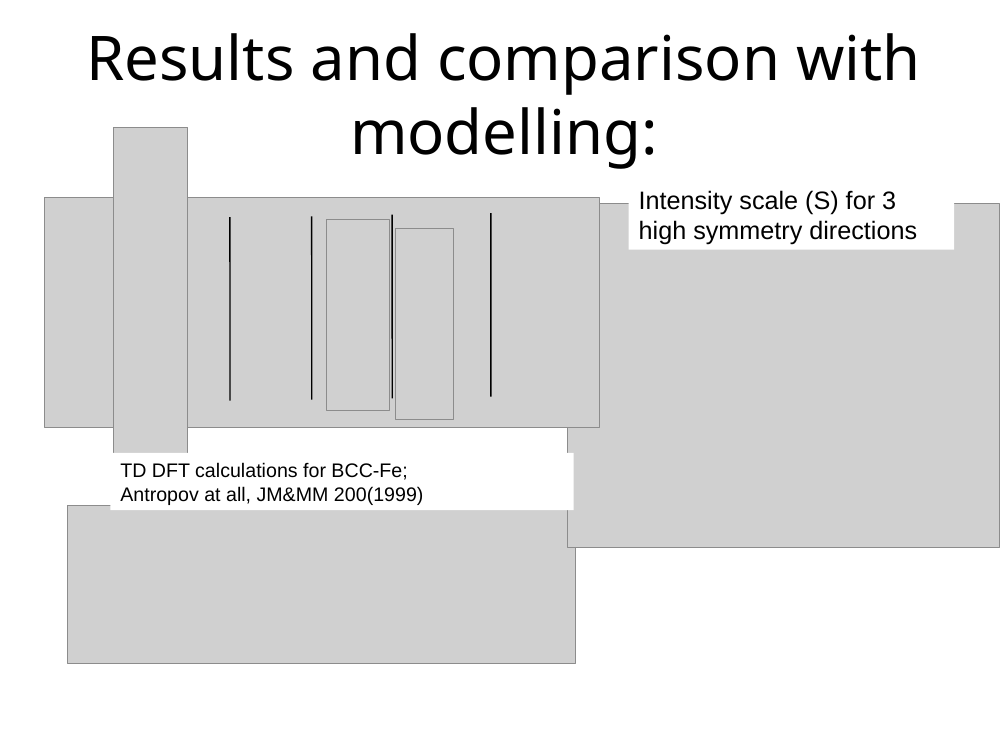
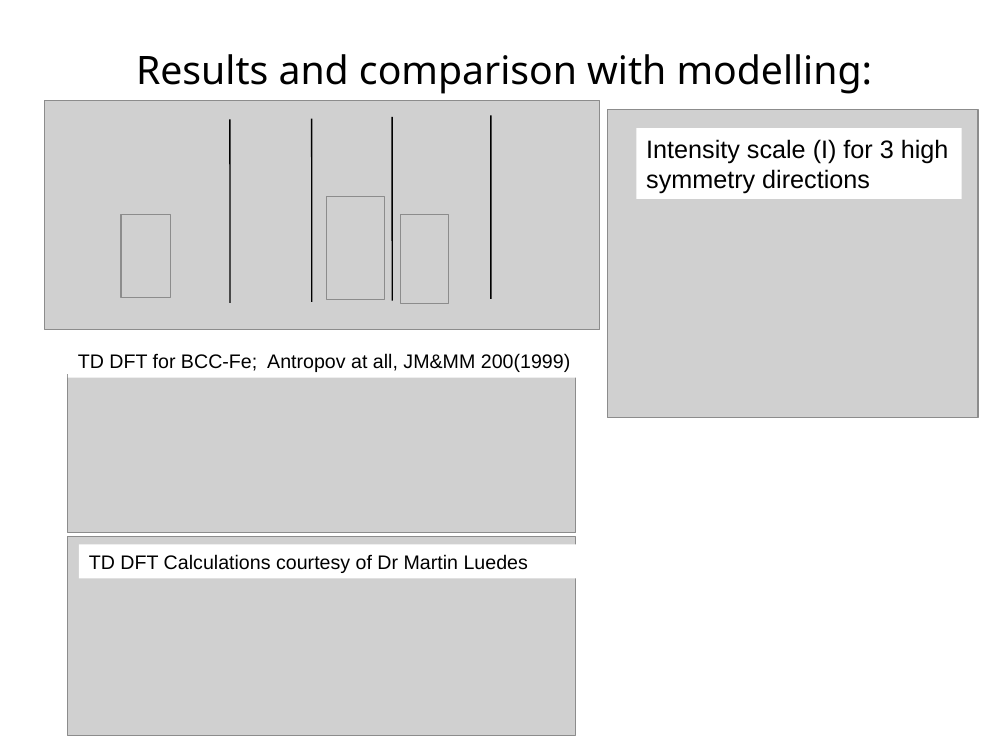
Before and after one commit to abuts/Fe, a slide deck: slide 10 of June2017/Icns2017/ICNS2017.ppt (slide 11 before the commit). Drawn at 1008x756 pixels with LibreOffice and Linux fonts; fonts in the diff are those of the drawing; grey boxes stand for pictures; background and template pictures are left out. Boxes give left, top, right and bottom in pixels: in the first picture for what was removed or moved away, otherwise in the second. Text is boxed around its words. In the diff, an @@ line names an element or a change of style, - is before the commit and + after.

Commit message:
Improved presentation version

```diff
--- a/June2017/Icns2017/ICNS2017.ppt
+++ b/June2017/Icns2017/ICNS2017.ppt
@@ title "Results and comparison with modelling:" at (136, 54, 873, 94): size 44 to 28 pt @@
@@ 4 lines, 1 picture: place and size @@
-4 lines, 1 picture at (44, 198, 600, 427)
+4 lines, 1 picture at (44, 100, 600, 330)
@@ picture: place and size @@
-picture at (568, 204, 999, 547)
+picture at (607, 110, 978, 418)
@@ rectangle "Intensity scale (I) for 3 ...": place and size @@
-rectangle "Intensity scale (I) for 3 ..." at (629, 179, 955, 250)
+rectangle "Intensity scale (I) for 3 ..." at (636, 128, 962, 199)
@@ text in rectangle at (646, 139, 949, 194): text changed @@
-Intensity scale (S) for 3 high symmetry directions
+Intensity scale (I) for 3 high symmetry directions
@@ picture: place and size @@
-picture at (327, 220, 389, 410)
+picture at (327, 197, 385, 299)
@@ picture: place and size @@
-picture at (114, 127, 187, 484)
+picture at (121, 215, 170, 297)
@@ picture: place and size @@
-picture at (395, 229, 454, 419)
+picture at (401, 215, 449, 303)
@@ rectangle "TD DFT for BCC-Fe; Antropov ...": place and size @@
-rectangle "TD DFT for BCC-Fe; Antropov ..." at (111, 453, 575, 510)
+rectangle "TD DFT for BCC-Fe; Antropov ..." at (68, 344, 600, 378)
@@ text in rectangle at (78, 353, 571, 372): text changed @@
-TD DFT calculations for BCC-Fe;
-Antropov at all, JM&MM 200(1999)
+TD DFT for BCC-Fe; Antropov at all, JM&MM 200(1999)
@@ picture added at (68, 375, 576, 533) @@
@@ picture: place and size @@
-picture at (68, 505, 576, 663)
+picture at (68, 536, 576, 735)
@@ rectangle added at (79, 544, 594, 579), fill #FFFFFF, 14 pt, text #000000 @@
+TD DFT Calculations courtesy of Dr Martin Luedes
```
Also in this commit, not shown: 4 other slides changed, 1 slide removed, 1 other file.
